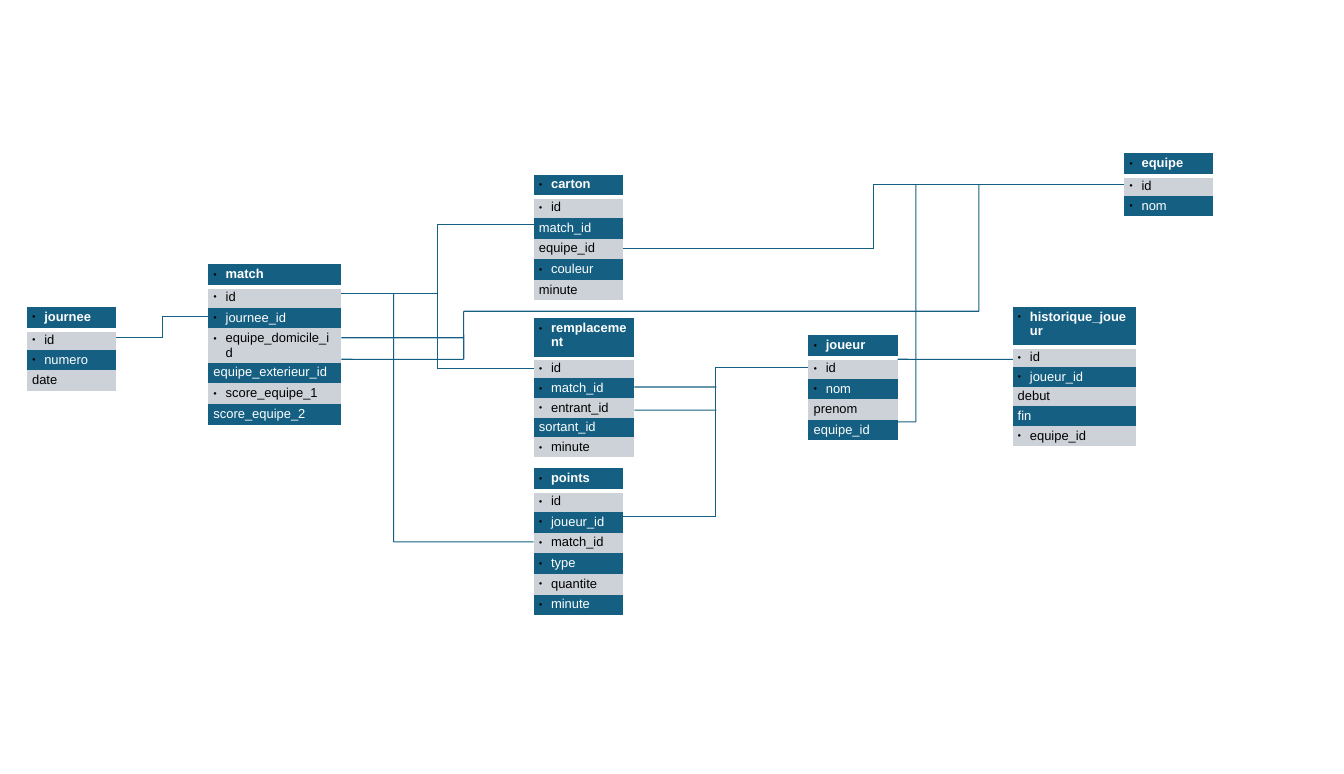
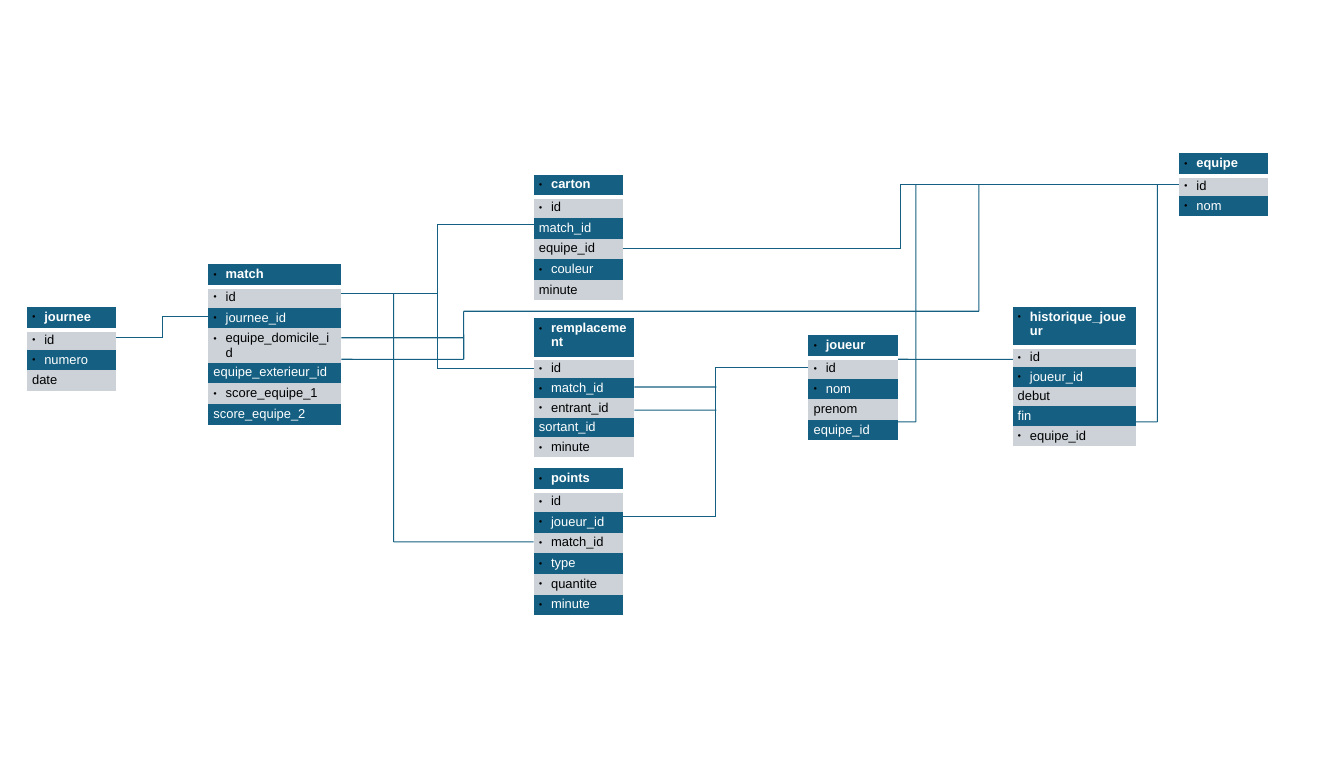
Before and after one commit to Aubin65/regional1_project_etl, a slide deck: slide 1 of project_management/data_model.odp. Drawn at 1344x774 pixels with LibreOffice and Linux fonts; fonts in the diff are those of the drawing. Boxes give left, top, right and bottom in pixels: in the first picture for what was removed or moved away, otherwise in the second. Text is boxed around its words. In the diff, an @@ line names an element or a change of style, - is before the commit and + after.

```diff
--- a/project_management/data_model.odp
+++ b/project_management/data_model.odp
@@ table moved from (x1=1124, y1=153, x2=1213, y2=216) to (x1=1179, y1=153, x2=1268, y2=216) @@
@@ elbow line moved from (623, 248) - (1124, 185) to (623, 248) - (1179, 185) @@
@@ line added from (1158, 422) to (1158, 185), #156082 1.5 pt @@
@@ line added from (1136, 422) to (1158, 422), #156082 1.5 pt @@
```
Also in this commit, not shown: 1 other file.
